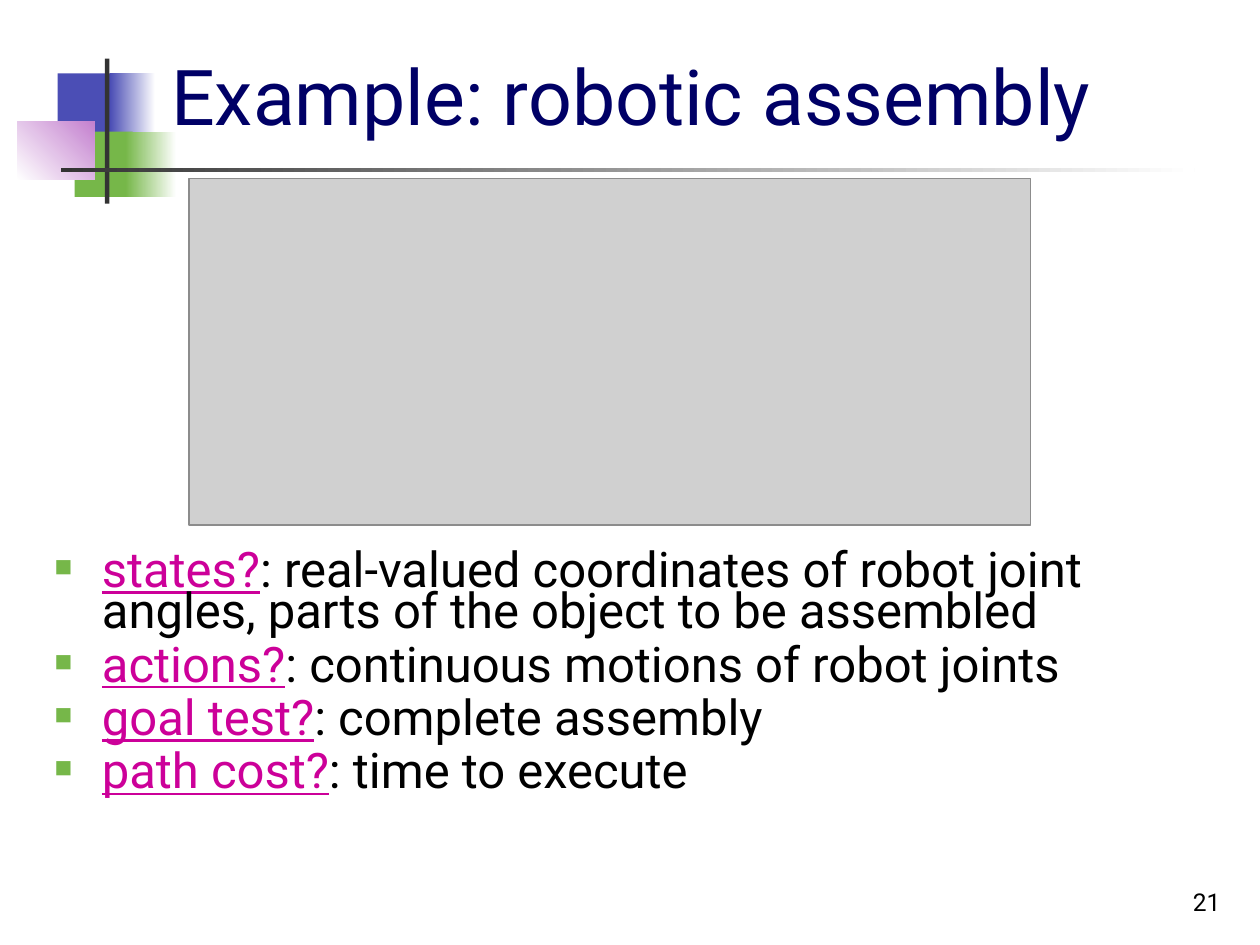
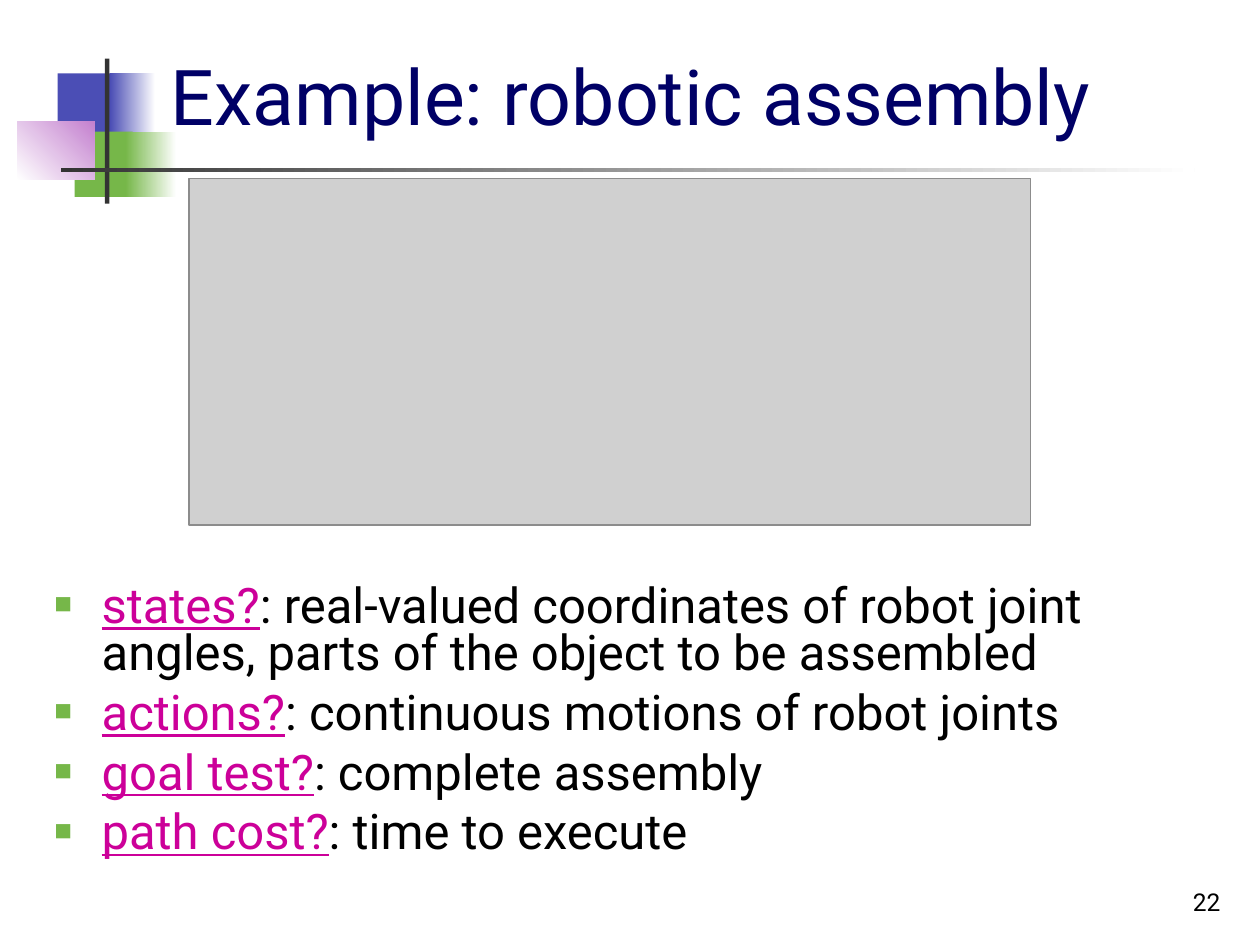
Before and after one commit to nottejas/clg-notes, a slide deck: slide 22 of AI/Unit-2/Unit 2 - Introduction to problem solving by searching.ppt (slide 21 before the commit). Drawn at 1260x945 pixels with LibreOffice and Linux fonts; fonts in the diff are those of the drawing; grey boxes stand for pictures. Boxes give left, top, right and bottom in pixels: in the first picture for what was removed or moved away, otherwise in the second. Text is boxed around its words. In the diff, an @@ line names an element or a change of style, - is before the commit and + after.

```diff
--- a/AI/Unit-2/Unit 2 - Introduction to problem solving by searching.ppt
+++ b/AI/Unit-2/Unit 2 - Introduction to problem solving by searching.ppt
@@ text "states?: real-valued coordinates of robot ..." at (102, 585, 1082, 859): line spacing 0.7 to 0.8 @@
@@ page number at (1193, 893, 1221, 911): text changed @@
-21
+22
```
Also in this commit, not shown: 7 other slides changed, 1 slide added, 4 other files.
